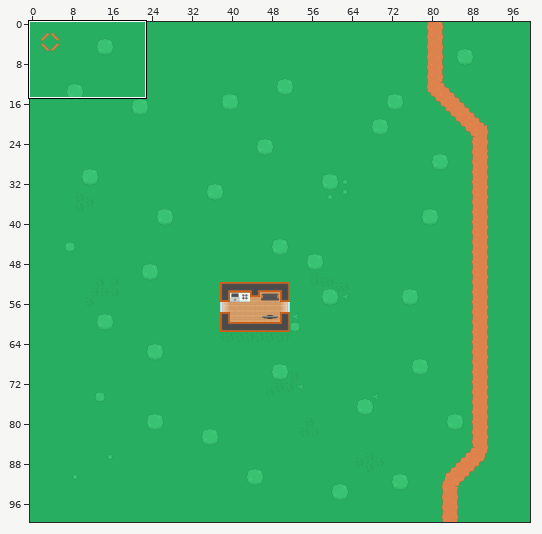
Two versions of a level (Tiled map, TiledTmxRenderer_Raylib/assets/test.tmx). Above, an overview of the earlier version with the close-up marked.
Close-up. Earlier state:
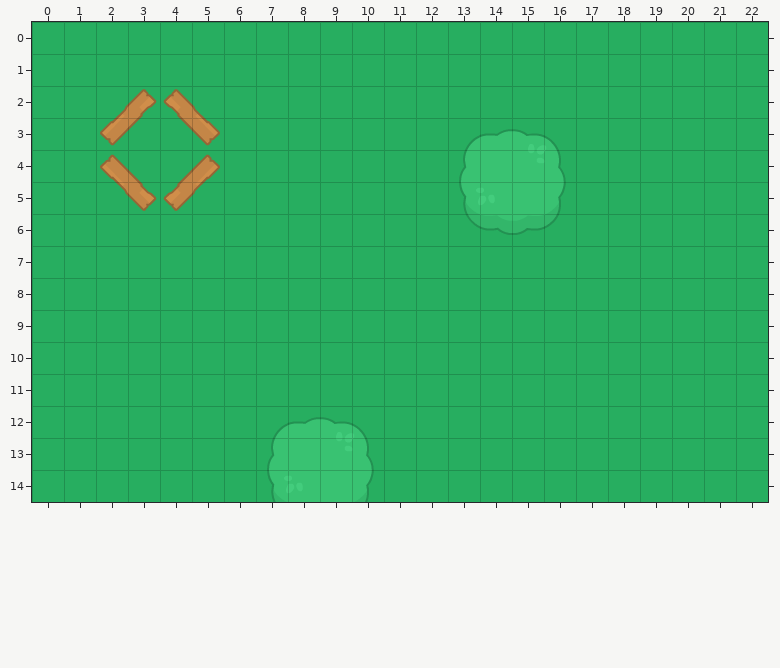
Cells are 32x32 px. Shown: x 0..22, y 0..14. The commit also changed other parts of the map, which this record leaves out.
Now the later version:
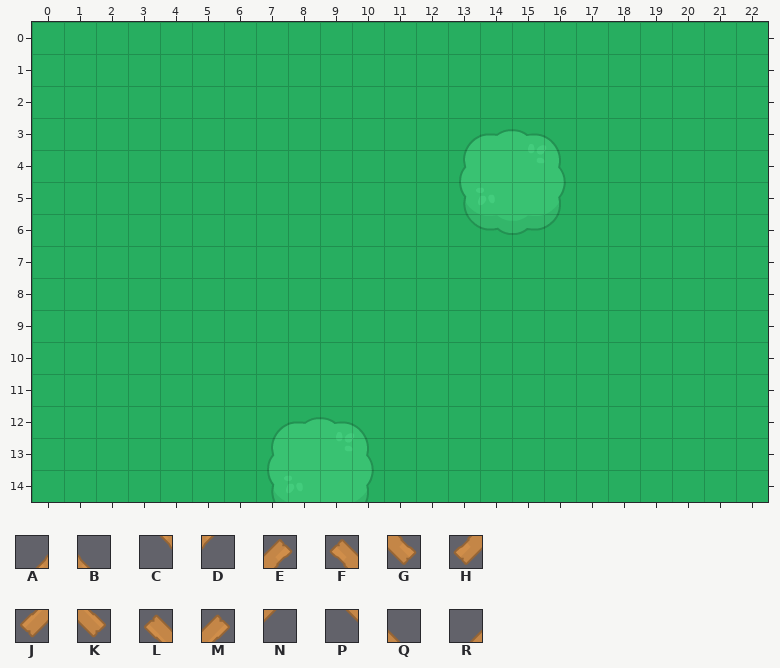
Key: from "tilesheet_complete": A 1014, B 1014 flipped left-right, C 1014 flipped up-down, D 1014 turned 180, E 1015, F 1015 flipped left-right, G 1015 flipped up-down, H 1015 turned 180, J 1068, K 1068 flipped left-right, L 1068 flipped up-down, M 1068 turned 180, N 1069, P 1069 flipped left-right, Q 1069 flipped up-down, R 1069 turned 180.
_ is an empty cell.
From old to new:
Layer "Ground2":
y 2: x 2..5 AEFB -> ____
y 3: x 2..5 JNPK -> ____
y 4: x 2..5 LQRM -> ____
y 5: x 2..5 CGHD -> ____
Pixel boxes of the changes (left, top, right, bottom) in both close-ups:
removed: (100, 89, 220, 211)
